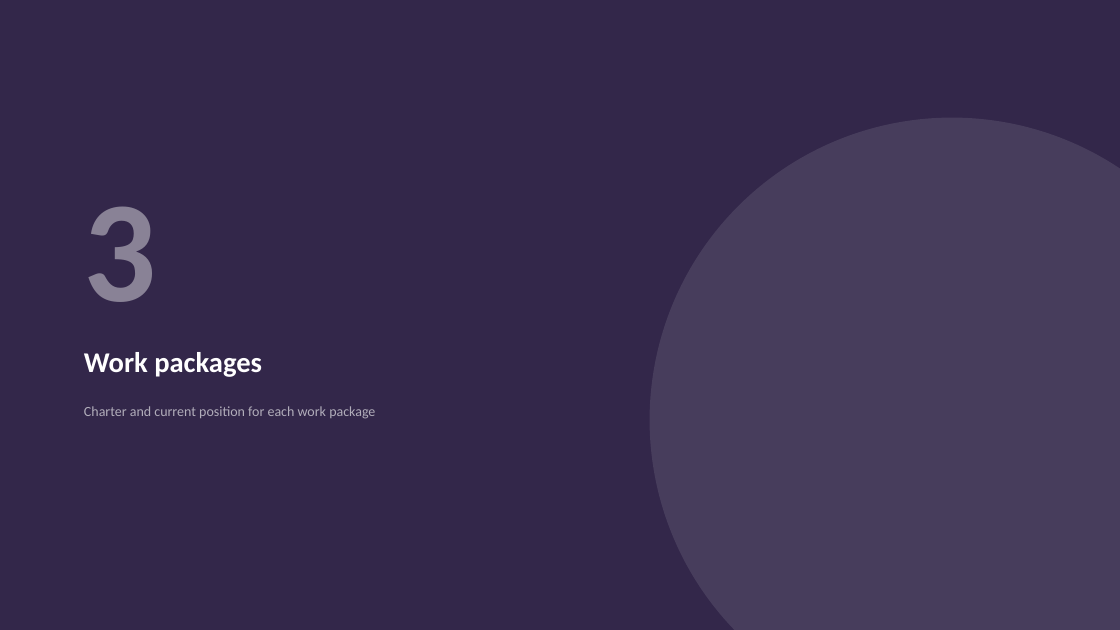
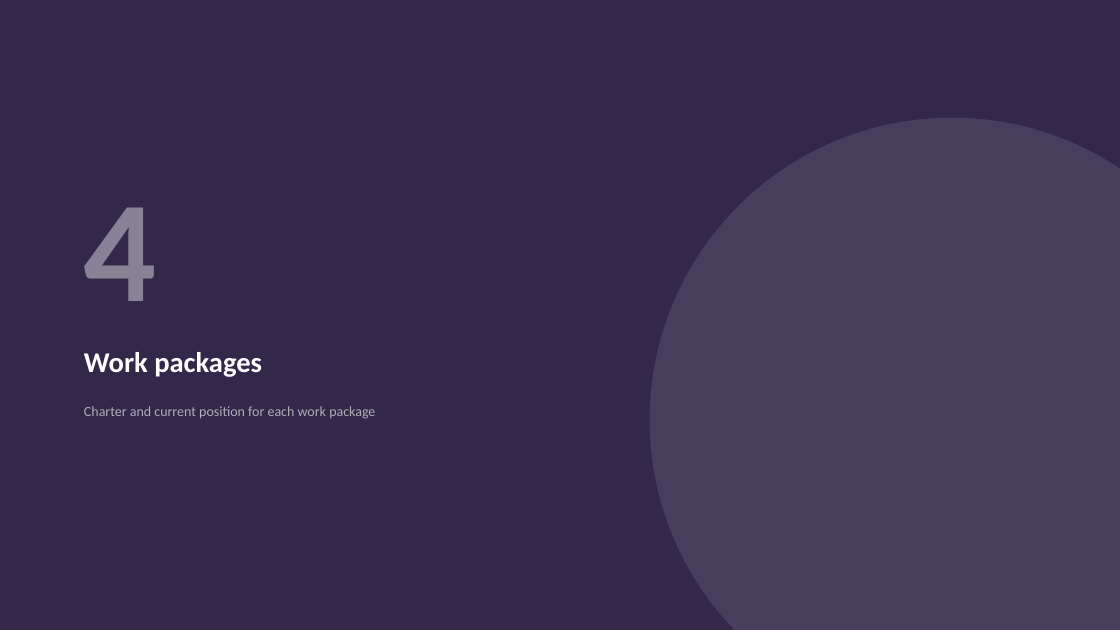
Before and after one commit to morichtereur/deckpilot, a slide deck: slide 13 of examples/deck.pptx (slide 11 before the commit). Drawn at 1120x630 pixels with LibreOffice and Linux fonts; fonts in the diff are those of the drawing. Boxes give left, top, right and bottom in pixels: in the first picture for what was removed or moved away, otherwise in the second. Text is boxed around its words. In the diff, an @@ line names an element or a change of style, - is before the commit and + after.

```diff
--- a/examples/deck.pptx
+++ b/examples/deck.pptx
@@ text at <box>84,207,157,301</box>: text changed @@
-3
+4
```
Also in this commit, not shown: 13 other slides changed, 2 slides added, 22 other files.
